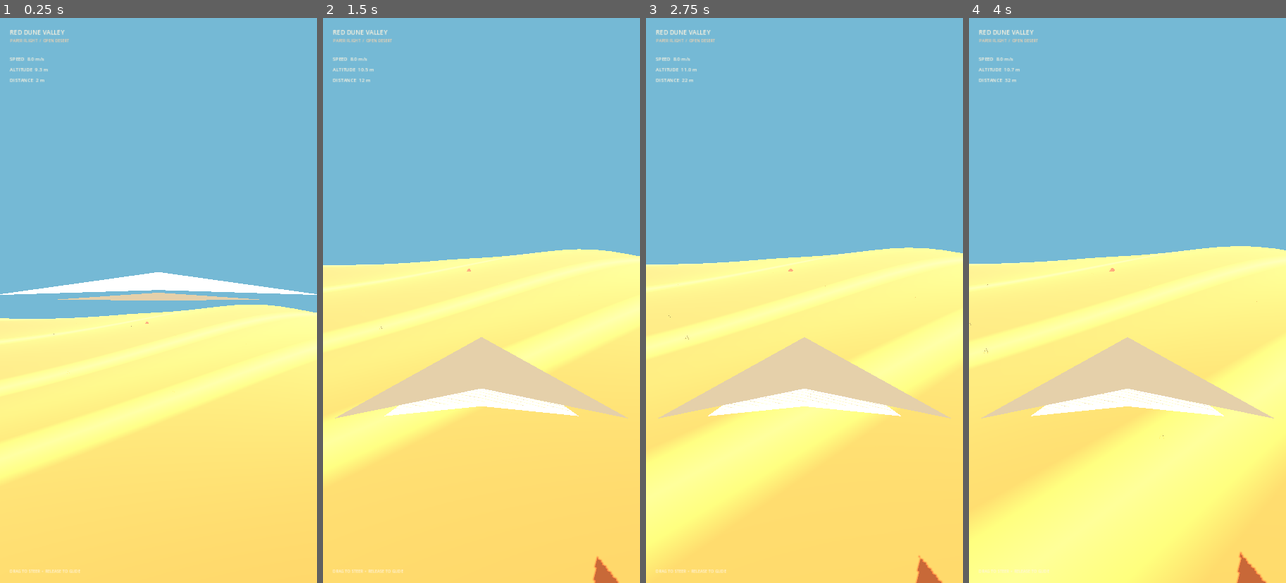
Above: before the commit, frames 1-4 (left to right).
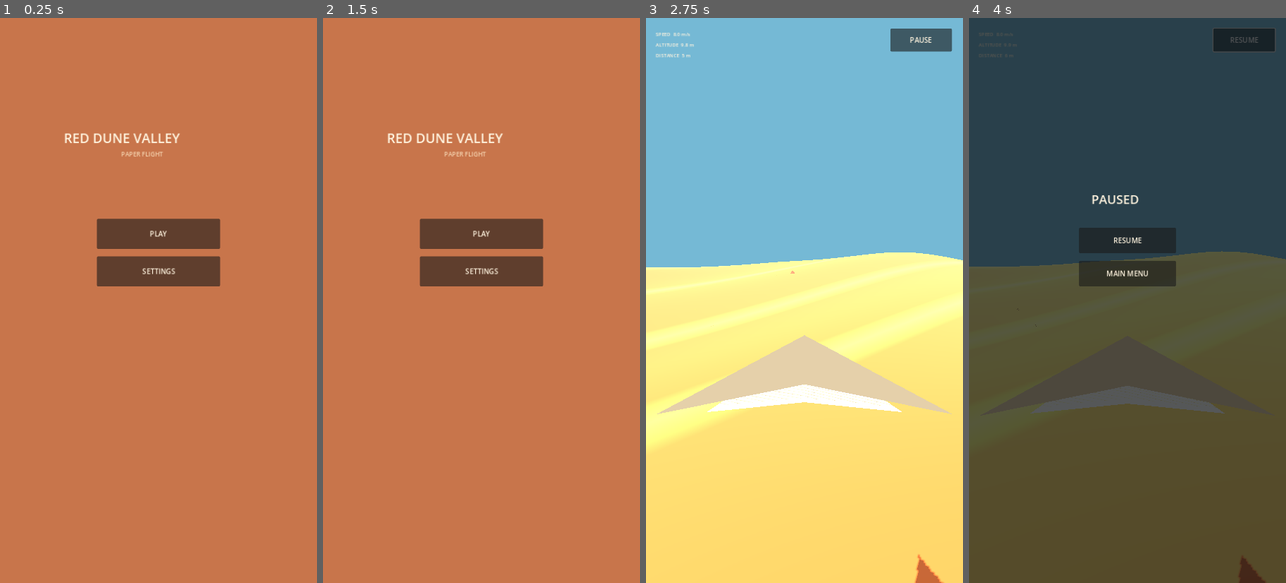
Above: after the commit, the same moments.

Repository: A8adbek/Gold
Game: Godot game, scene res://main.tscn
Same seed, same stepped clock (60 frames per second), same inputs: the game is played once before the commit and once after it. Sound files missing from this copy of the repository are replaced by a short silence.
Inputs (mouse positions are in pixels of both pictures, inside the frame that each line leads up to):
- Up to frame 1 (0.25 s): no input
- Up to frame 2 (1.5 s): click (481, 272) at 0.5 s, where only the run after the commit has a clickable "SETTINGS"; click (481, 317) at 1.25 s, where only the run after the commit has a clickable "BACK"
- Up to frame 3 (2.75 s): click (804, 232) at 2 s, where only the run after the commit has a clickable "PLAY"
- Up to frame 4 (4 s): click (1244, 40) at 2.75 s, where only the run after the commit has a clickable "PAUSE"; click (1244, 40) at 3.5 s, where only the run after the commit has a clickable "RESUME"

The runs differ from the first frame. In frame 1, 100% of the frame differs, in the area x 0-100%, y 0-100%; in frame 2, 100%; in frame 3, 15%; in frame 4, 100%.

Commit message:
Simplify game UI with play settings and pause flow

Diff:
--- a/godot/scripts/world.gd
+++ b/godot/scripts/world.gd
@@ -17,6 +17,13 @@
 var speed_label: Label
 var altitude_label: Label
 var distance_label: Label
+var hud_layer: CanvasLayer
+var menu_layer: CanvasLayer
+var pause_overlay: Control
+var pause_button: Button
+var settings_panel: Control
+var game_started := false
+var paused := false
 var wind_playback: AudioStreamGeneratorPlayback
 var turn_playback: AudioStreamGeneratorPlayback
 var audio_phase := 0.0
@@ -31,6 +38,8 @@
 	_create_plane()
 	_create_camera()
 	_create_hud()
+	_create_menu()
+	hud_layer.visible = false
 	set_process_unhandled_input(true)
 
 func _create_audio() -> void:
@@ -254,32 +263,127 @@
 func _create_hud() -> void:
 	var layer := CanvasLayer.new()
 	layer.layer = 20
+	hud_layer = layer
 	add_child(layer)
+	speed_label = _hud_label(layer, Vector2(22, 28), "SPEED  0.0 m/s")
+	altitude_label = _hud_label(layer, Vector2(22, 52), "ALTITUDE  0.0 m")
+	distance_label = _hud_label(layer, Vector2(22, 76), "DISTANCE  0 m")
+	pause_button = _ui_button("PAUSE", Vector2(555, 24), Vector2(140, 52))
+	layer.add_child(pause_button)
+	pause_button.pressed.connect(_toggle_pause)
+	pause_overlay = Control.new()
+	pause_overlay.set_anchors_and_offsets_preset(Control.PRESET_FULL_RECT)
+	pause_overlay.mouse_filter = Control.MOUSE_FILTER_STOP
+	pause_overlay.visible = false
+	layer.add_child(pause_overlay)
+	var shade := ColorRect.new()
+	shade.set_anchors_and_offsets_preset(Control.PRESET_FULL_RECT)
+	shade.color = Color(0.02, 0.03, 0.04, 0.68)
+	pause_overlay.add_child(shade)
+	var paused_title := Label.new()
+	paused_title.text = "PAUSED"
+	paused_title.position = Vector2(278, 390)
+	paused_title.add_theme_font_size_override("font_size", 28)
+	paused_title.add_theme_color_override("font_color", Color("#fff4df"))
+	pause_overlay.add_child(paused_title)
+	var resume := _ui_button("RESUME", Vector2(250, 475), Vector2(220, 58))
+	pause_overlay.add_child(resume)
+	resume.pressed.connect(_toggle_pause)
+	var menu := _ui_button("MAIN MENU", Vector2(250, 550), Vector2(220, 58))
+	pause_overlay.add_child(menu)
+	menu.pressed.connect(_return_to_menu)
+
+func _create_menu() -> void:
+	menu_layer = CanvasLayer.new()
+	menu_layer.layer = 30
+	add_child(menu_layer)
+	var background := ColorRect.new()
+	background.set_anchors_and_offsets_preset(Control.PRESET_FULL_RECT)
+	background.color = Color("#c8754b")
+	menu_layer.add_child(background)
 	var title := Label.new()
 	title.text = "RED DUNE VALLEY"
-	title.position = Vector2(22, 22)
-	title.add_theme_font_size_override("font_size", 14)
+	title.position = Vector2(145, 250)
+	title.add_theme_font_size_override("font_size", 30)
 	title.add_theme_color_override("font_color", Color("#fff4df"))
-	layer.add_child(title)
+	menu_layer.add_child(title)
 	var subtitle := Label.new()
-	subtitle.text = "PAPER FLIGHT  /  OPEN DESERT"
-	subtitle.position = Vector2(23, 44)
-	subtitle.add_theme_font_size_override("font_size", 9)
+	subtitle.text = "PAPER FLIGHT"
+	subtitle.position = Vector2(275, 298)
+	subtitle.add_theme_font_size_override("font_size", 14)
 	subtitle.add_theme_color_override("font_color", Color("#f4d2ae"))
-	layer.add_child(subtitle)
-	speed_label = _hud_label(layer, Vector2(22, 84), "SPEED  0.0 m/s")
-	altitude_label = _hud_label(layer, Vector2(22, 108), "ALTITUDE  0.0 m")
-	distance_label = _hud_label(layer, Vector2(22, 132), "DISTANCE  0 m")
-	var hint := Label.new()
-	hint.text = "DRAG TO STEER  •  RELEASE TO GLIDE"
-	hint.position = Vector2(22, 0)
-	hint.anchor_top = 1.0
-	hint.anchor_bottom = 1.0
-	hint.offset_top = -34
-	hint.offset_bottom = -16
-	hint.add_theme_font_size_override("font_size", 9)
-	hint.add_theme_color_override("font_color", Color("#fff4df"))
-	layer.add_child(hint)
+	menu_layer.add_child(subtitle)
+	var play := _ui_button("PLAY", Vector2(220, 455), Vector2(280, 68))
+	menu_layer.add_child(play)
+	play.pressed.connect(_start_game)
+	var settings := _ui_button("SETTINGS", Vector2(220, 540), Vector2(280, 68))
+	menu_layer.add_child(settings)
+	settings.pressed.connect(_show_settings)
+	var panel := Panel.new()
+	panel.position = Vector2(80, 350)
+	panel.size = Vector2(560, 410)
+	panel.visible = false
+	menu_layer.add_child(panel)
+	settings_panel = panel
+	var settings_title := Label.new()
+	settings_title.text = "SETTINGS"
+	settings_title.position = Vector2(195, 42)
+	settings_title.add_theme_font_size_override("font_size", 25)
+	settings_title.add_theme_color_override("font_color", Color("#fff4df"))
+	panel.add_child(settings_title)
+	var info := Label.new()
+	info.text = "SOUND   ON\nCONTROL  DRAG TO STEER\nCAMERA   CLOSE CHASE"
+	info.position = Vector2(110, 125)
+	info.add_theme_font_size_override("font_size", 15)
+	info.add_theme_color_override("font_color", Color("#fff4df"))
+	panel.add_child(info)
+	var back := _ui_button("BACK", Vector2(170, 295), Vector2(220, 58))
+	panel.add_child(back)
+	back.pressed.connect(_hide_settings)
+
+func _ui_button(text: String, pos: Vector2, size: Vector2) -> Button:
+	var button := Button.new()
+	button.text = text
+	button.position = pos
+	button.size = size
+	button.add_theme_font_size_override("font_size", 16)
+	button.add_theme_color_override("font_color", Color("#fff4df"))
+	button.add_theme_color_override("font_hover_color", Color("#ffffff"))
+	return button
+
+func _start_game() -> void:
+	game_started = true
+	paused = false
+	menu_layer.visible = false
+	hud_layer.visible = true
+	pause_overlay.visible = false
+	pause_button.text = "PAUSE"
+	plane.position = Vector3(0, 9, 0)
+	velocity = Vector3(0, 0, -8.0)
+
+func _toggle_pause() -> void:
+	if not game_started: return
+	paused = not paused
+	pause_overlay.visible = paused
+	pause_button.text = "RESUME" if paused else "PAUSE"
+
+func _return_to_menu() -> void:
+	game_started = false
+	paused = false
+	hud_layer.visible = false
+	pause_overlay.visible = false
+	menu_layer.visible = true
+	pause_button.text = "PAUSE"
+
+func _show_settings() -> void:
+	for child in menu_layer.get_children():
+		if child is Control: child.visible = false
+	settings_panel.visible = true
+
+func _hide_settings() -> void:
+	for child in menu_layer.get_children():
+		if child is Control: child.visible = true
+	settings_panel.visible = false
 
 func _hud_label(layer: CanvasLayer, pos: Vector2, text: String) -> Label:
 	var label := Label.new()
@@ -291,7 +395,7 @@
 	return label
 
 func _process(delta: float) -> void:
-	if plane == null or camera == null: return
+	if plane == null or camera == null or not game_started or paused: return
 	elapsed += delta
 	var input: Vector2 = Vector2(Input.get_axis("roll_left", "roll_right"), Input.get_axis("pitch_down", "pitch_up"))
 	if touch_active: input = Vector2(touch_axis.x, -touch_axis.y)
